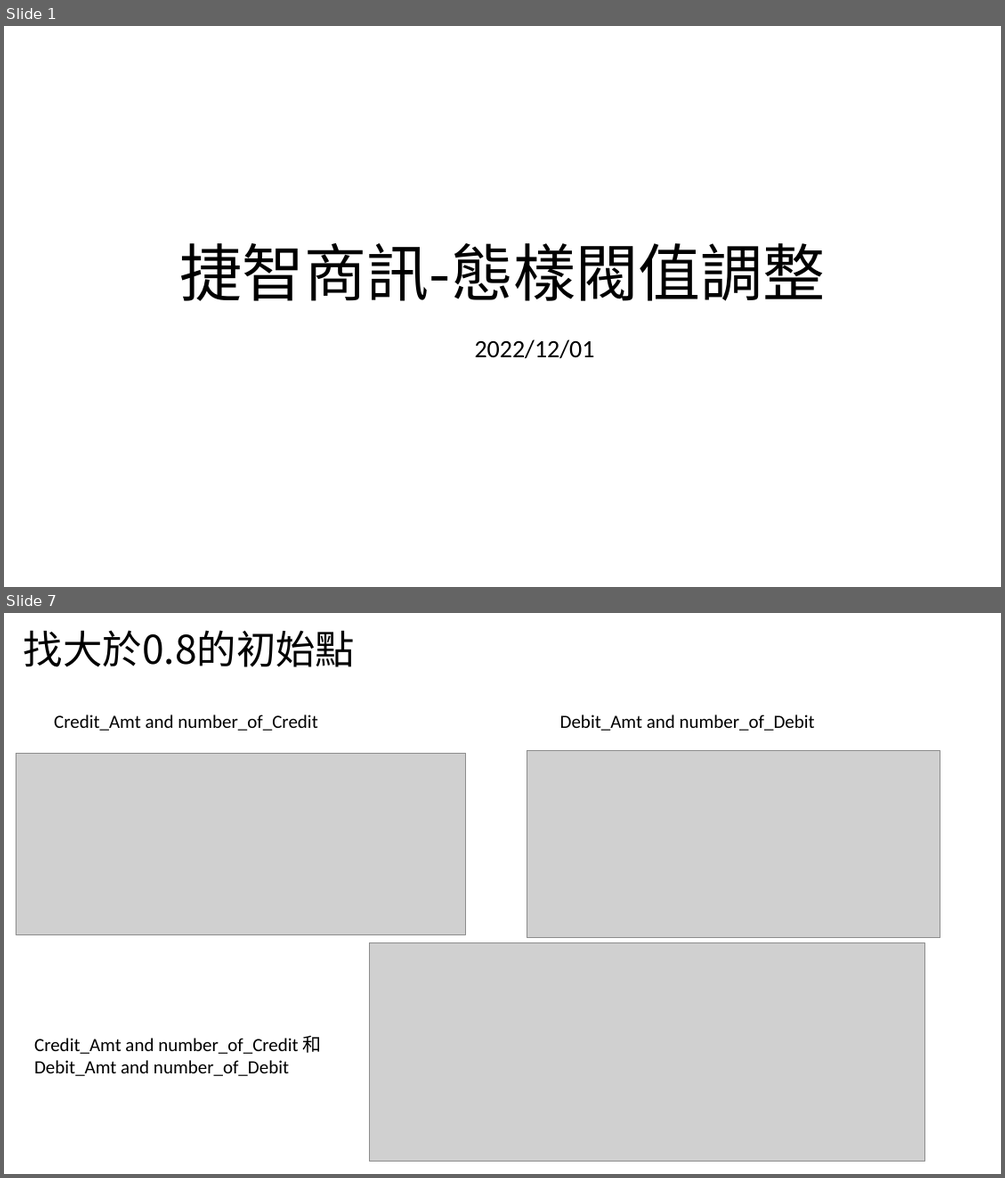
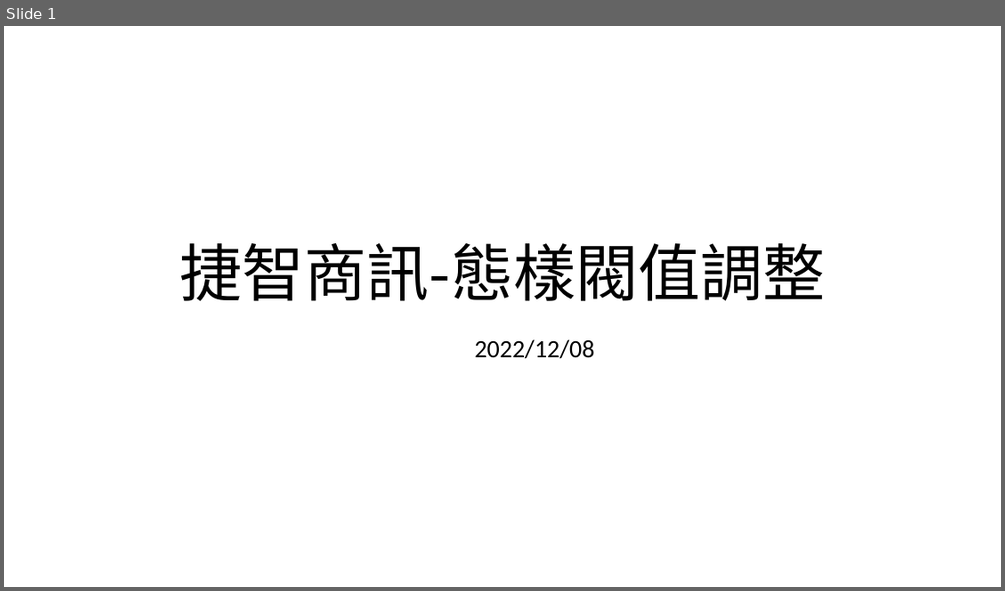
Before and after one commit to eason758/MetaEdge, a slide deck: ppt/20221208.pptx. Shown one above the other, each under a label of ours: slides 1 and 7 before the commit, slide 1 after it; the slides between them are not shown. The pictures are 1005x1178 and 1005x591 pixels, drawn with LibreOffice and Linux fonts; fonts in the diff are those of the drawing; grey boxes stand for pictures. Boxes give left, top, right and bottom in pixels: in the first picture for what was removed or moved away, otherwise in the second. Text is boxed around its words. In the diff, an @@ line names an element or a change of style, - is before the commit and + after.

```diff
--- a/ppt/20221208.pptx
+++ b/ppt/20221208.pptx
@@ slide 7 removed at [4, 613, 1001, 1174], background #FFFFFF @@
@@ title removed at [24, 630, 355, 667] @@
-找大於0.8的初始點
@@ text removed at [54, 714, 317, 730] @@
-Credit_Amt and number_of_Credit
@@ text removed at [560, 714, 815, 730] @@
-Debit_Amt and number_of_Debit
@@ picture removed at [16, 754, 465, 934] @@
@@ picture removed at [527, 751, 941, 938] @@
@@ picture removed at [369, 943, 924, 1161] @@
@@ text removed at [34, 1035, 322, 1076] @@
-Credit_Amt and number_of_Credit 和
-Debit_Amt and number_of_Debit
@@ slide 1 changed as well @@
@@ subtitle at [475, 339, 595, 359]: text changed @@
-2022/12/01
+2022/12/08
```
Also in this commit, not shown: 7 slides added, 7 other slides removed, 3 other files.
